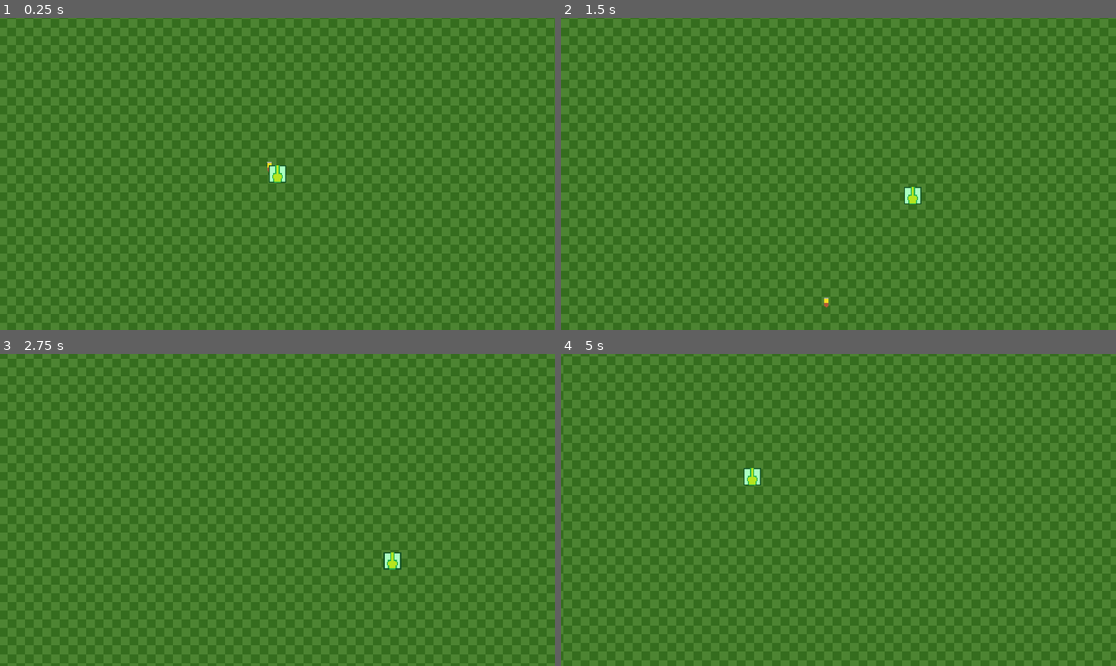
Above: before the commit, frames 1-4 (two rows, left to right).
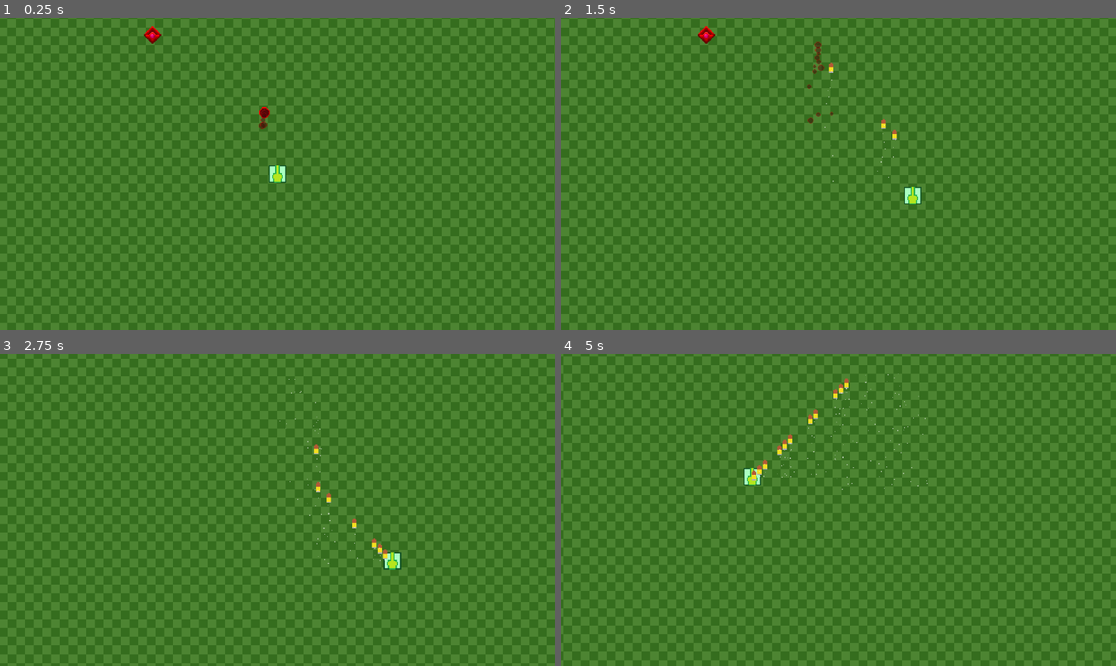
Above: after the commit, the same moments.

Repository: RustyLesh/ProjectGDMobSurvive
Game: Godot game, scene res://Objects/grass_land.tscn
Same seed, same stepped clock (60 frames per second), same inputs: the game is played once before the commit and once after it.
Inputs:
- Up to frame 1 (0.25 s): no input
- Up to frame 2 (1.5 s): hold D (move_right) 0.53-1.28 s; tap 1 (action_1, bound only after the commit) at 0.6, 1.35 s; hold S (move_down) from 1.28 s (still down)
- Up to frame 3 (2.75 s): release S (move_down) at 2.03 s; hold D (move_right) from 2.03 s (still down); tap 1 (action_1, bound only after the commit) at 2.1 s
- Up to frame 4 (5 s): release D (move_right) at 2.78 s; hold W (move_up) 2.78-3.53 s; tap 1 (action_1, bound only after the commit) at 2.85, 3.6, 4.35 s; hold A (move_left) from 3.53 s (still down)

The runs differ from the first frame. In frame 1, 0.2% of the frame differs, in the area x 25-49%, y 2-50%; in frame 2, 0.4%, in the area x 24-61%, y 2-93%; in frame 3, 0.2%; in frame 4, 0.4%.

Commit message:
Basic Functions - Bullets, Player shooting
Player auto shoots - Completes GDM-10
Enemy sprite and bullets added
Particle system for bullets added

Diff:
--- a/Objects/bullet.tscn
+++ b/Objects/bullet.tscn
@@ -1,13 +1,28 @@
-[gd_scene load_steps=4 format=3 uid="uid://cui7dhok4j3tb"]
+[gd_scene load_steps=6 format=3 uid="uid://cui7dhok4j3tb"]
 
 [ext_resource type="Texture2D" uid="uid://rrn4joq58nuh" path="res://Art/Bullet.png" id="1_1cij1"]
 [ext_resource type="Script" path="res://Scripits/bullet.gd" id="1_yyddl"]
+[ext_resource type="Script" path="res://Scripits/particle_system_bullet.gd" id="3_dspmq"]
 
 [sub_resource type="CapsuleShape2D" id="CapsuleShape2D_bxk4r"]
 radius = 2.0
 height = 10.0
 
+[sub_resource type="ParticleProcessMaterial" id="ParticleProcessMaterial_u4fn2"]
+lifetime_randomness = 1.0
+particle_flag_disable_z = true
+direction = Vector3(0, 1, 0)
+spread = 90.0
+gravity = Vector3(0, 0, 0)
+initial_velocity_min = 2.0
+initial_velocity_max = 7.0
+orbit_velocity_min = 0.0
+orbit_velocity_max = 0.0
+scale_min = 0.5
+color = Color(1, 1, 1, 0.639216)
+
 [node name="Bullet" type="Area2D"]
+z_index = 100
 texture_filter = 1
 script = ExtResource("1_yyddl")
 speed = 100
@@ -18,4 +33,14 @@
 [node name="CollisionShape2D" type="CollisionShape2D" parent="."]
 shape = SubResource("CapsuleShape2D_bxk4r")
 
+[node name="GPUParticles2D" type="GPUParticles2D" parent="."]
+amount = 25
+process_material = SubResource("ParticleProcessMaterial_u4fn2")
+lifetime = 4.0
+speed_scale = 2.5
+trail_lifetime = 0.02
+script = ExtResource("3_dspmq")
+
 [connection signal="body_entered" from="." to="." method="_on_body_entered"]
+[connection signal="destroy" from="." to="GPUParticles2D" method="_on_bullet_destroy"]
+[connection signal="kill" from="GPUParticles2D" to="." method="_on_gpu_particles_2d_kill"]
--- a/Objects/grass_land.tscn
+++ b/Objects/grass_land.tscn
@@ -1,8 +1,9 @@
-[gd_scene load_steps=6 format=3 uid="uid://ce8nyunhu5s8m"]
+[gd_scene load_steps=7 format=3 uid="uid://ce8nyunhu5s8m"]
 
 [ext_resource type="Texture2D" uid="uid://ccjnqp1qsnht4" path="res://Art/MiniGolf.png" id="1_wxcu4"]
-[ext_resource type="PackedScene" uid="uid://cui7dhok4j3tb" path="res://Objects/bullet.tscn" id="1_yljrm"]
 [ext_resource type="PackedScene" uid="uid://dq0utpd576hbh" path="res://Objects/player.tscn" id="2_8wjfs"]
+[ext_resource type="PackedScene" uid="uid://cayww1gltkrhb" path="res://basic_enemy_1.tscn" id="3_43rr8"]
+[ext_resource type="PackedScene" uid="uid://14pmcnlmox4s" path="res://enemy_bullet.tscn" id="4_eh44p"]
 
 [sub_resource type="TileSetAtlasSource" id="TileSetAtlasSource_vo6ml"]
 resource_name = "GrassLand"
@@ -33,10 +34,6 @@
 [node name="LVL_GrassLand" type="Node2D"]
 texture_filter = 1
 
-[node name="Bullet" parent="." instance=ExtResource("1_yljrm")]
-position = Vector2(321, 245)
-rotation = -3.16472
-
 [node name="BG" type="TileMap" parent="."]
 z_index = -100
 texture_filter = 1
@@ -50,3 +47,9 @@
 [node name="Player" parent="." instance=ExtResource("2_8wjfs")]
 z_index = 1
 position = Vector2(329, 276)
+
+[node name="BasicEnemy1" parent="." instance=ExtResource("3_43rr8")]
+position = Vector2(214, 148)
+
+[node name="EnemyBullet" parent="." instance=ExtResource("4_eh44p")]
+position = Vector2(317, 232)
--- a/Objects/player.tscn
+++ b/Objects/player.tscn
@@ -1,7 +1,8 @@
-[gd_scene load_steps=4 format=3 uid="uid://dq0utpd576hbh"]
+[gd_scene load_steps=5 format=3 uid="uid://dq0utpd576hbh"]
 
 [ext_resource type="Script" path="res://Scripits/player.gd" id="1_5g5kj"]
 [ext_resource type="Texture2D" uid="uid://dar4wj000kt41" path="res://Art/Player.png" id="1_cbo8b"]
+[ext_resource type="Script" path="res://Scripits/weapon.gd" id="3_yod0w"]
 
 [sub_resource type="RectangleShape2D" id="RectangleShape2D_o4i0v"]
 size = Vector2(12, 12)
@@ -24,3 +25,8 @@
 position_smoothing_speed = 1.0
 drag_horizontal_enabled = true
 drag_vertical_enabled = true
+
+[node name="Weapon" type="Node" parent="."]
+script = ExtResource("3_yod0w")
+
+[node name="BulletContainer" type="Node" parent="Weapon"]
--- a/Scripits/bullet.gd
+++ b/Scripits/bullet.gd
@@ -1,9 +1,27 @@
 extends Area2D
 
+signal destroy()
+
 @export var speed = 20
+@export var lifetime := 1
+
+func _ready():
+	lifetime_kill()
 
 func _physics_process(delta):
 		move_local_y(-speed * delta)
 
 func _on_body_entered(body):
 	print("Hit: " + body.name)
+
+
+func lifetime_kill():
+	await get_tree().create_timer(lifetime).timeout
+	$Sprite2D.visible = false
+	$CollisionShape2D.disabled = true
+	destroy.emit()
+
+func _on_gpu_particles_2d_kill(time):
+	await get_tree().create_timer(time).timeout
+	print("Free")
+	queue_free()
--- /dev/null
+++ b/Scripits/particle_system_bullet.gd
@@ -0,0 +1,10 @@
+extends GPUParticles2D
+
+signal kill(time)
+
+func destroy():
+	emitting = false
+	kill.emit(lifetime)
+
+func _on_bullet_destroy():
+	destroy()
--- a/Scripits/player.gd
+++ b/Scripits/player.gd
@@ -21,14 +21,3 @@
 	if(Input.get_action_strength("move_down") > 0):
 		velocity = Vector2(0, force * Input.get_action_strength("move_down"))
 		move_and_slide()
-
-
-#
-#	if(Input.is_action_pressed("move_left")):
-#		apply_force(Vector2(-force, 0))
-#
-#	if(Input.is_action_pressed("move_up")):
-#		apply_force(Vector2(0, -force))
-#
-#	if(Input.is_action_pressed("move_down")):
-#		apply_force(Vector2(0, force))
--- /dev/null
+++ b/Scripits/weapon.gd
@@ -0,0 +1,25 @@
+extends Node
+
+var bullet_scene = preload("res://Objects/bullet.tscn")
+
+@export var fire_rate := 2.0 # seconds
+var delay := 0.0
+
+@onready var bullet_container = $BulletContainer
+
+func _ready():
+	delay = 1/fire_rate
+	print(delay)
+	print(fire_rate)
+	shoot()
+
+func _process(delta):
+	if(Input.is_action_just_pressed("action_1")):
+		shoot()
+
+func shoot():
+	while true:
+		await get_tree().create_timer(delay).timeout
+		var bullet_instance = bullet_scene.instantiate()
+		bullet_container.add_child(bullet_instance)
+		bullet_instance.global_position = get_parent().global_position
--- /dev/null
+++ b/basic_enemy_1.tscn
@@ -0,0 +1,18 @@
+[gd_scene load_steps=3 format=3 uid="uid://cayww1gltkrhb"]
+
+[ext_resource type="Texture2D" uid="uid://dr2bv5rkt3x2l" path="res://Art/BasicEnemy1.png" id="1_b4fyx"]
+
+[sub_resource type="RectangleShape2D" id="RectangleShape2D_4e3wt"]
+size = Vector2(11.3137, 11.3137)
+
+[node name="BasicEnemy1" type="CharacterBody2D"]
+
+[node name="Sprite2D" type="Sprite2D" parent="."]
+texture_filter = 1
+texture = ExtResource("1_b4fyx")
+
+[node name="CollisionShape2D" type="CollisionShape2D" parent="."]
+position = Vector2(1.78814e-07, -1.78814e-07)
+rotation = 0.785398
+scale = Vector2(1, 1)
+shape = SubResource("RectangleShape2D_4e3wt")
--- /dev/null
+++ b/enemy_bullet.tscn
@@ -0,0 +1,47 @@
+[gd_scene load_steps=6 format=3 uid="uid://14pmcnlmox4s"]
+
+[ext_resource type="Script" path="res://Scripits/bullet.gd" id="1_13mud"]
+[ext_resource type="Texture2D" uid="uid://b72lsyuegw6r6" path="res://Art/Bubble.png" id="1_bj84t"]
+[ext_resource type="Script" path="res://Scripits/particle_system_bullet.gd" id="3_j0klu"]
+
+[sub_resource type="ParticleProcessMaterial" id="ParticleProcessMaterial_ti5rs"]
+lifetime_randomness = 1.0
+particle_flag_disable_z = true
+direction = Vector3(0, 1, 0)
+spread = 90.0
+gravity = Vector3(0, 0, 0)
+initial_velocity_min = 2.0
+initial_velocity_max = 7.0
+orbit_velocity_min = 0.0
+orbit_velocity_max = 0.0
+scale_min = 0.3
+scale_max = 0.7
+color = Color(0.8, 0.8, 0.8, 0.498039)
+
+[sub_resource type="CircleShape2D" id="CircleShape2D_xs4dr"]
+radius = 5.0
+
+[node name="EnemyBullet" type="Area2D"]
+texture_filter = 1
+priority = 1
+script = ExtResource("1_13mud")
+speed = 50
+
+[node name="Sprite2D" type="Sprite2D" parent="."]
+texture = ExtResource("1_bj84t")
+
+[node name="GPUParticles2D" type="GPUParticles2D" parent="."]
+amount = 25
+process_material = SubResource("ParticleProcessMaterial_ti5rs")
+texture = ExtResource("1_bj84t")
+lifetime = 4.0
+speed_scale = 2.5
+trail_lifetime = 0.02
+script = ExtResource("3_j0klu")
+
+[node name="CollisionShape2D" type="CollisionShape2D" parent="."]
+visible = false
+shape = SubResource("CircleShape2D_xs4dr")
+
+[connection signal="destroy" from="." to="GPUParticles2D" method="_on_enemy_bullet_destroy"]
+[connection signal="kill" from="GPUParticles2D" to="." method="_on_gpu_particles_2d_kill"]
--- a/project.godot
+++ b/project.godot
@@ -15,9 +15,18 @@
 config/features=PackedStringArray("4.1", "Mobile")
 config/icon="res://icon.svg"
 
+[display]
+
+window/handheld/orientation=1
+
 [dotnet]
 
 project/assembly_name="MobSurvive"
+
+[filesystem]
+
+import/blender/enabled.android=true
+import/fbx/enabled.android=true
 
 [input]
 
@@ -49,7 +58,22 @@
 , Object(InputEventJoypadMotion,"resource_local_to_scene":false,"resource_name":"","device":-1,"axis":1,"axis_value":1.0,"script":null)
 , null]
 }
+action_1={
+"deadzone": 0.5,
+"events": [Object(InputEventJoypadButton,"resource_local_to_scene":false,"resource_name":"","device":-1,"button_index":0,"pressure":0.0,"pressed":true,"script":null)
+, Object(InputEventKey,"resource_local_to_scene":false,"resource_name":"","device":-1,"window_id":0,"alt_pressed":false,"shift_pressed":false,"ctrl_pressed":false,"meta_pressed":false,"pressed":false,"keycode":0,"physical_keycode":49,"key_label":0,"unicode":49,"echo":false,"script":null)
+, Object(InputEventKey,"resource_local_to_scene":false,"resource_name":"","device":-1,"window_id":0,"alt_pressed":false,"shift_pressed":false,"ctrl_pressed":false,"meta_pressed":false,"pressed":false,"keycode":0,"physical_keycode":32,"key_label":0,"unicode":32,"echo":false,"script":null)
+]
+}
+
+[layer_names]
+
+2d_physics/layer_1="player"
+2d_physics/layer_2="enemy"
+2d_physics/layer_3="walls"
+2d_physics/layer_4="pickups"
 
 [rendering]
 
 renderer/rendering_method="mobile"
+textures/vram_compression/import_etc2_astc=true
Binary file added: Art/BasicEnemy1.png
Not shown, added: Art/BasicEnemy1.png.import
Binary file added: Art/Bubble.png
Not shown, added: Art/Bubble.png.import
Not shown, added: MobSurvive.csproj
Not shown, added: MobSurvive.sln
